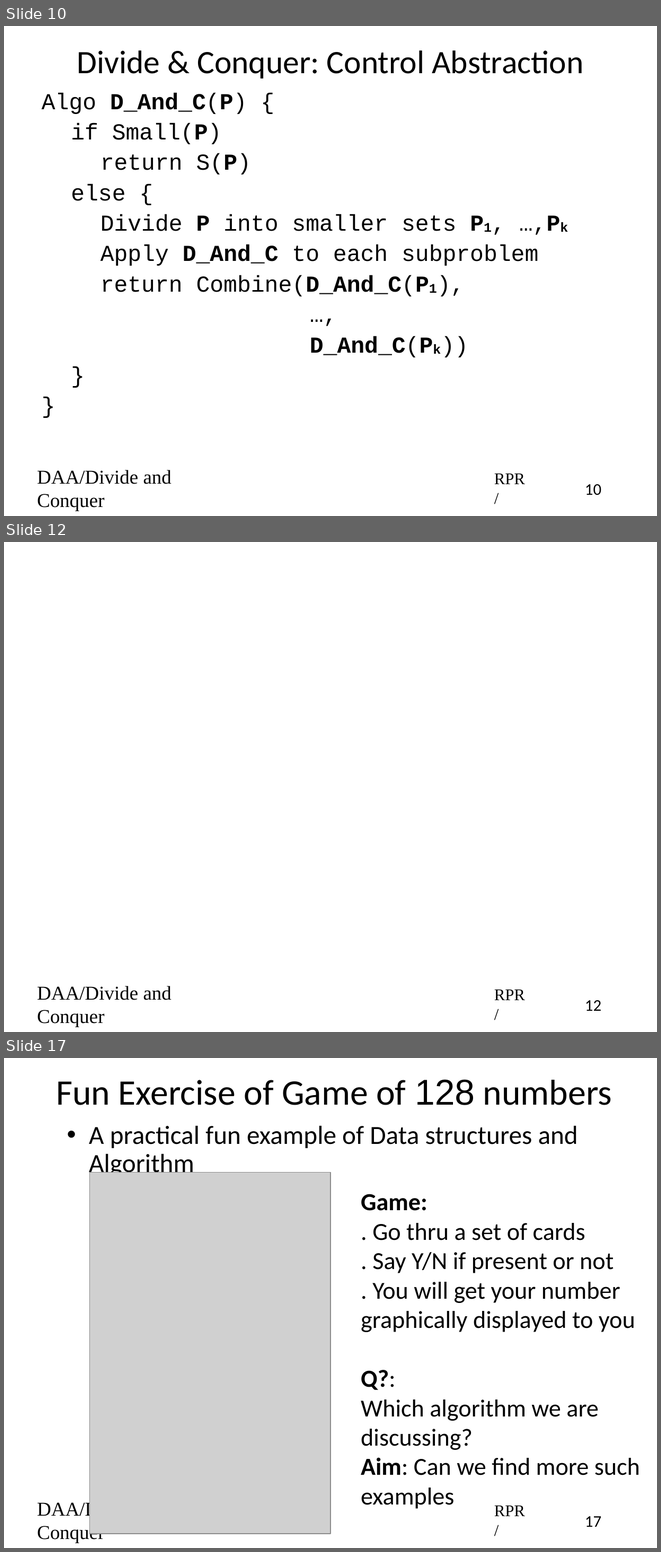
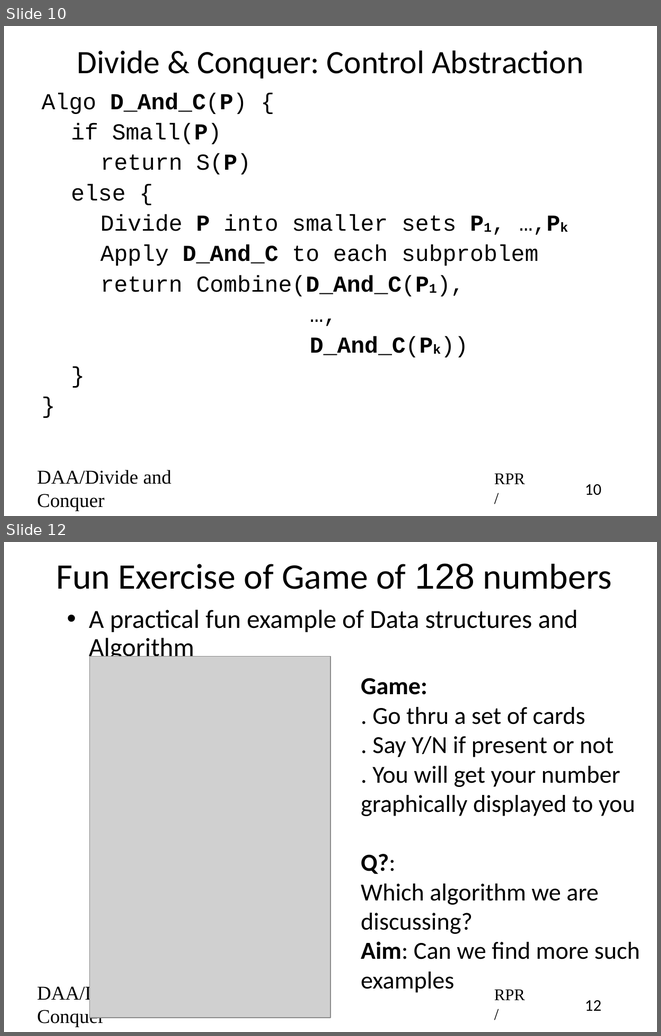
Before and after one commit to rprustagi/2019_20-Even-18CS42-DAA, a slide deck: Slides/2020-Even-DAA-L09-Divide-Conquer-BinSearch.pptx. Shown one above the other, each under a label of ours: slides 10, 12 and 17 before the commit, slides 10 and 12 after it; the slides between them are not shown. The pictures are 661x1552 and 661x1036 pixels, drawn with LibreOffice and Linux fonts; fonts in the diff are those of the drawing; grey boxes stand for pictures. Boxes give left, top, right and bottom in pixels: in the first picture for what was removed or moved away, otherwise in the second. Text is boxed around its words. In the diff, an @@ line names an element or a change of style, - is before the commit and + after.

```diff
--- a/Slides/2020-Even-DAA-L09-Divide-Conquer-BinSearch.pptx
+++ b/Slides/2020-Even-DAA-L09-Divide-Conquer-BinSearch.pptx
@@ slide 12 removed at (4,542,657,1032), background #FFFFFF @@
@@ text removed at (37,986,171,1027) @@
-DAA/Divide and Conquer
@@ text removed at (494,989,525,1000) @@
-RPR/
@@ page number removed at (585,1000,601,1011) @@
-12
@@ what was slide 17 is now slide 12 @@
@@ page number at (585,1000,601,1011): text changed @@
-17
+12
```
Also in this commit, not shown: 4 slides changed, 1 other file.
